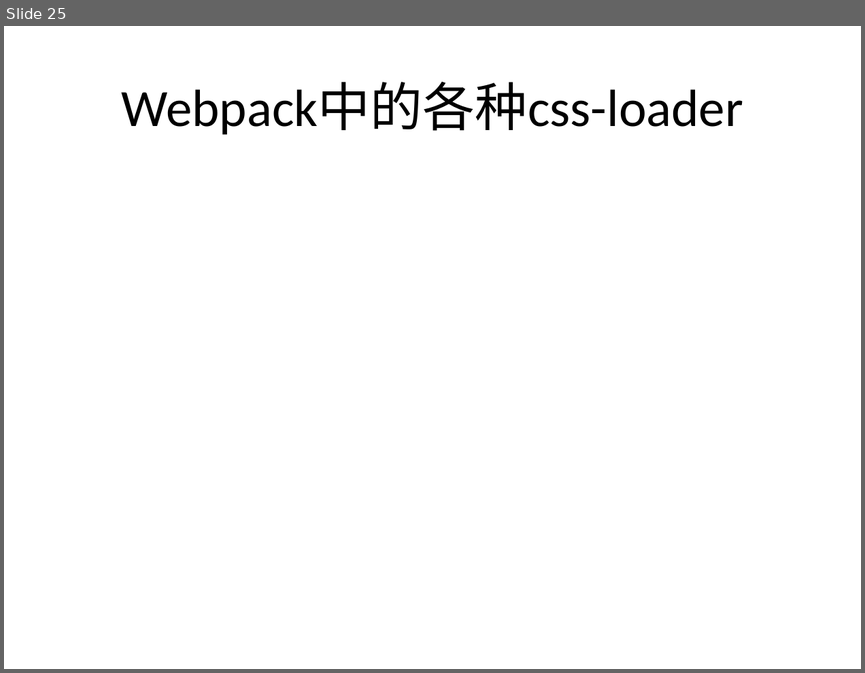
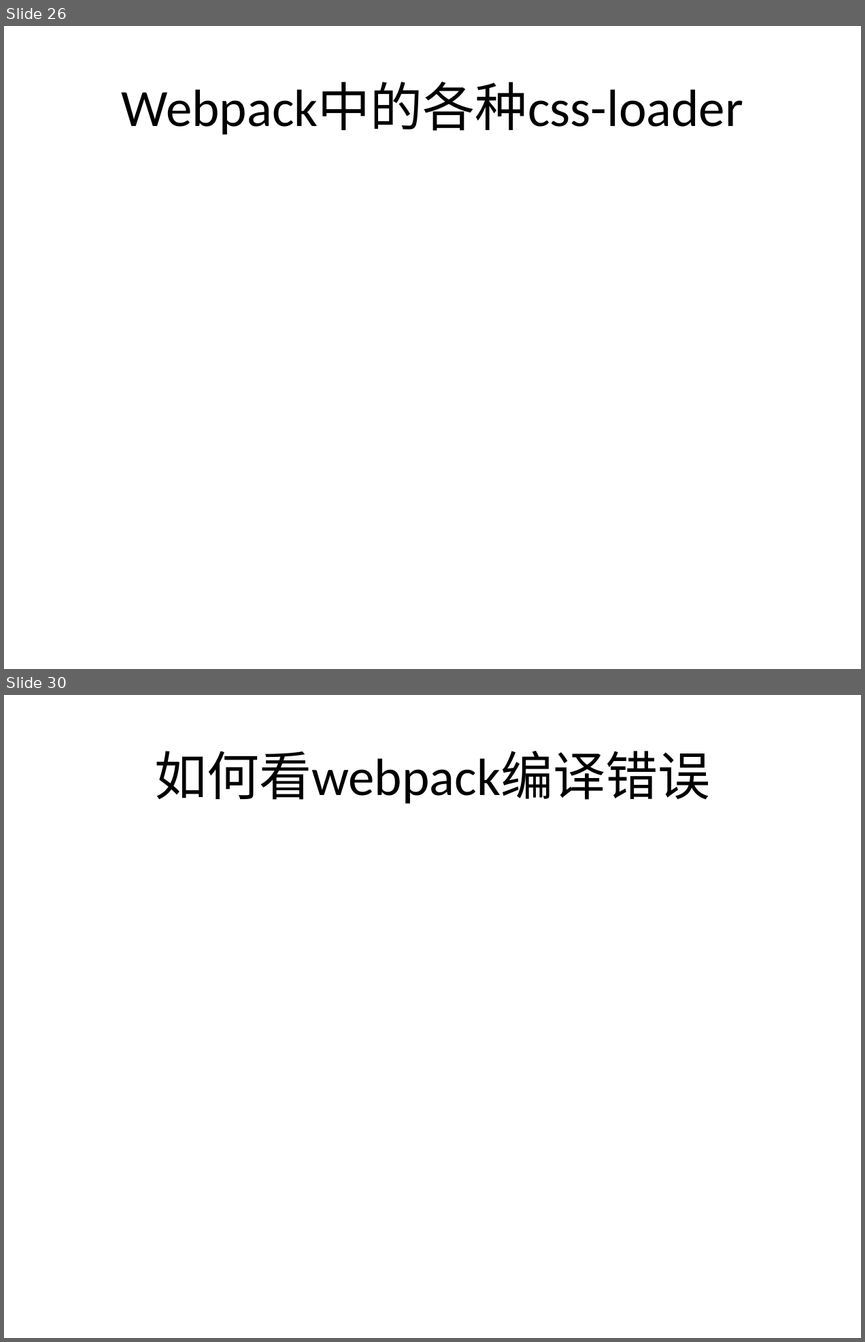
Before and after one commit to jasonLiu001/ng-study-ppt-files, a slide deck: files/Angular2.pptx. Shown one above the other, each under a label of ours: slide 25 before the commit, slides 26 and 30 after it; the slides between them are not shown. The pictures are 865x673 and 865x1342 pixels, drawn with LibreOffice and Linux fonts; fonts in the diff are those of the drawing. Boxes give left, top, right and bottom in pixels: in the first picture for what was removed or moved away, otherwise in the second. Text is boxed around its words. In the diff, an @@ line names an element or a change of style, - is before the commit and + after.

```diff
--- a/files/Angular2.pptx
+++ b/files/Angular2.pptx
@@ slide 30 added at (4, 695, 861, 1338), background #FFFFFF @@
@@ title added at (154, 751, 710, 804), 44 pt, text #000000 @@
+如何看webpack编译错误
@@ what was slide 25 is now slide 26 @@
```
Also in this commit, not shown: 30 other slides changed, 10 other slides added.
